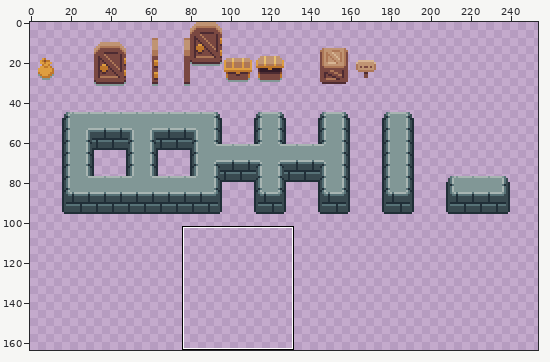
Edited in one commit: sprite sheet (static/images/world/objects.png). The picture above shows the old version from afar; the outline marks the close-up.
Close-up. Before:
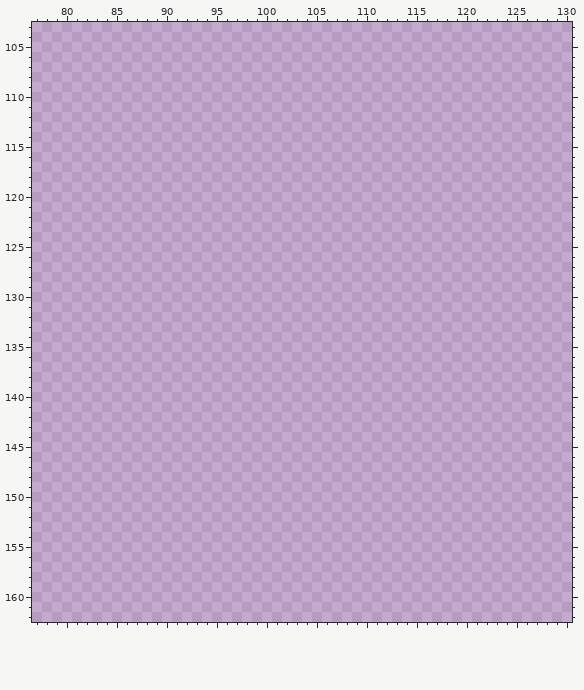
The file is 256x256 pixels. Shown: x 77..130, y 103..162. The wide view leaves out empty margins. The commit also changed other parts of the picture, which this record leaves out.
After:
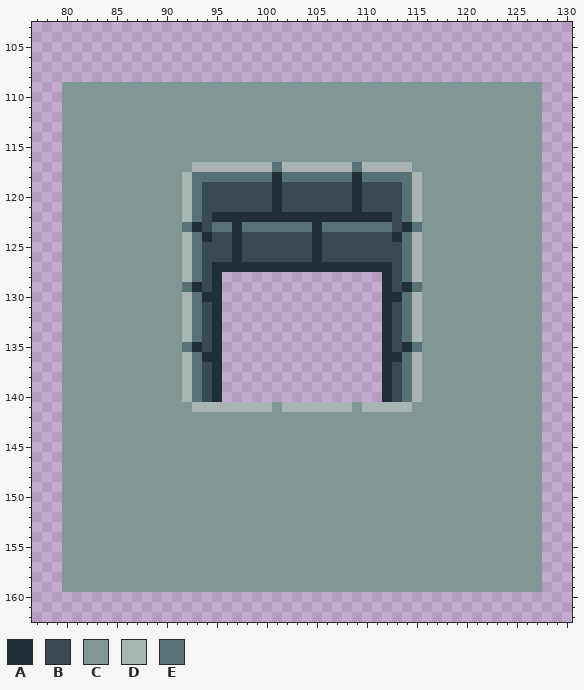
Palette (. is transparent): A #202e37  B #394a50  C #819796  D #a8b5b2  E #577277
From old to new:
@@ x 77..130 @@
 108 ......................................................
-109 ......................................................
-110 ......................................................
-111 ......................................................
-112 ......................................................
-113 ......................................................
-114 ......................................................
-115 ......................................................
-116 ......................................................
-117 ......................................................
-118 ......................................................
-119 ......................................................
-120 ......................................................
-121 ......................................................
-122 ......................................................
-123 ......................................................
-124 ......................................................
-125 ......................................................
-126 ......................................................
-127 ......................................................
-128 ......................................................
-129 ......................................................
-130 ......................................................
-131 ......................................................
-132 ......................................................
-133 ......................................................
-134 ......................................................
-135 ......................................................
-136 ......................................................
-137 ......................................................
-138 ......................................................
-139 ......................................................
-140 ......................................................
-141 ......................................................
-142 ......................................................
-143 ......................................................
-144 ......................................................
-145 ......................................................
-146 ......................................................
-147 ......................................................
-148 ......................................................
-149 ......................................................
-150 ......................................................
-151 ......................................................
-152 ......................................................
-153 ......................................................
-154 ......................................................
-155 ......................................................
-156 ......................................................
-157 ......................................................
-158 ......................................................
-159 ......................................................
+109 ...CCCCCCCCCCCCCCCCCCCCCCCCCCCCCCCCCCCCCCCCCCCCCCCC...
+110 ...CCCCCCCCCCCCCCCCCCCCCCCCCCCCCCCCCCCCCCCCCCCCCCCC...
+111 ...CCCCCCCCCCCCCCCCCCCCCCCCCCCCCCCCCCCCCCCCCCCCCCCC...
+112 ...CCCCCCCCCCCCCCCCCCCCCCCCCCCCCCCCCCCCCCCCCCCCCCCC...
+113 ...CCCCCCCCCCCCCCCCCCCCCCCCCCCCCCCCCCCCCCCCCCCCCCCC...
+114 ...CCCCCCCCCCCCCCCCCCCCCCCCCCCCCCCCCCCCCCCCCCCCCCCC...
+115 ...CCCCCCCCCCCCCCCCCCCCCCCCCCCCCCCCCCCCCCCCCCCCCCCC...
+116 ...CCCCCCCCCCCCCCCCCCCCCCCCCCCCCCCCCCCCCCCCCCCCCCCC...
+117 ...CCCCCCCCCCCCCDDDDDDDDEDDDDDDDEDDDDDCCCCCCCCCCCCC...
+118 ...CCCCCCCCCCCCDEEEEEEEEAEEEEEEEAEEEEEDCCCCCCCCCCCC...
+119 ...CCCCCCCCCCCCDEBBBBBBBABBBBBBBABBBBEDCCCCCCCCCCCC...
+120 ...CCCCCCCCCCCCDEBBBBBBBABBBBBBBABBBBEDCCCCCCCCCCCC...
+121 ...CCCCCCCCCCCCDEBBBBBBBABBBBBBBABBBBEDCCCCCCCCCCCC...
+122 ...CCCCCCCCCCCCDEBAAAAAAAAAAAAAAAAAABEDCCCCCCCCCCCC...
+123 ...CCCCCCCCCCCCEABEEAEEEEEEEAEEEEEEEBAECCCCCCCCCCCC...
+124 ...CCCCCCCCCCCCDEABBABBBBBBBABBBBBBBAEDCCCCCCCCCCCC...
+125 ...CCCCCCCCCCCCDEBBBABBBBBBBABBBBBBBBEDCCCCCCCCCCCC...
+126 ...CCCCCCCCCCCCDEBBBABBBBBBBABBBBBBBBEDCCCCCCCCCCCC...
+127 ...CCCCCCCCCCCCDEBAAAAAAAAAAAAAAAAAABEDCCCCCCCCCCCC...
+128 ...CCCCCCCCCCCCDEBA................ABEDCCCCCCCCCCCC...
+129 ...CCCCCCCCCCCCEABA................ABAECCCCCCCCCCCC...
+130 ...CCCCCCCCCCCCDEAA................AAEDCCCCCCCCCCCC...
+131 ...CCCCCCCCCCCCDEBA................ABEDCCCCCCCCCCCC...
+132 ...CCCCCCCCCCCCDEBA................ABEDCCCCCCCCCCCC...
+133 ...CCCCCCCCCCCCDEBA................ABEDCCCCCCCCCCCC...
+134 ...CCCCCCCCCCCCDEBA................ABEDCCCCCCCCCCCC...
+135 ...CCCCCCCCCCCCEABA................ABAECCCCCCCCCCCC...
+136 ...CCCCCCCCCCCCDEAA................AAEDCCCCCCCCCCCC...
+137 ...CCCCCCCCCCCCDEBA................ABEDCCCCCCCCCCCC...
+138 ...CCCCCCCCCCCCDEBA................ABEDCCCCCCCCCCCC...
+139 ...CCCCCCCCCCCCDEBA................ABEDCCCCCCCCCCCC...
+140 ...CCCCCCCCCCCCDEBA................ABEDCCCCCCCCCCCC...
+141 ...CCCCCCCCCCCCCDDDDDDDDCDDDDDDDCDDDDDCCCCCCCCCCCCC...
+142 ...CCCCCCCCCCCCCCCCCCCCCCCCCCCCCCCCCCCCCCCCCCCCCCCC...
+143 ...CCCCCCCCCCCCCCCCCCCCCCCCCCCCCCCCCCCCCCCCCCCCCCCC...
+144 ...CCCCCCCCCCCCCCCCCCCCCCCCCCCCCCCCCCCCCCCCCCCCCCCC...
+145 ...CCCCCCCCCCCCCCCCCCCCCCCCCCCCCCCCCCCCCCCCCCCCCCCC...
+146 ...CCCCCCCCCCCCCCCCCCCCCCCCCCCCCCCCCCCCCCCCCCCCCCCC...
+147 ...CCCCCCCCCCCCCCCCCCCCCCCCCCCCCCCCCCCCCCCCCCCCCCCC...
+148 ...CCCCCCCCCCCCCCCCCCCCCCCCCCCCCCCCCCCCCCCCCCCCCCCC...
+149 ...CCCCCCCCCCCCCCCCCCCCCCCCCCCCCCCCCCCCCCCCCCCCCCCC...
+150 ...CCCCCCCCCCCCCCCCCCCCCCCCCCCCCCCCCCCCCCCCCCCCCCCC...
+151 ...CCCCCCCCCCCCCCCCCCCCCCCCCCCCCCCCCCCCCCCCCCCCCCCC...
+152 ...CCCCCCCCCCCCCCCCCCCCCCCCCCCCCCCCCCCCCCCCCCCCCCCC...
+153 ...CCCCCCCCCCCCCCCCCCCCCCCCCCCCCCCCCCCCCCCCCCCCCCCC...
+154 ...CCCCCCCCCCCCCCCCCCCCCCCCCCCCCCCCCCCCCCCCCCCCCCCC...
+155 ...CCCCCCCCCCCCCCCCCCCCCCCCCCCCCCCCCCCCCCCCCCCCCCCC...
+156 ...CCCCCCCCCCCCCCCCCCCCCCCCCCCCCCCCCCCCCCCCCCCCCCCC...
+157 ...CCCCCCCCCCCCCCCCCCCCCCCCCCCCCCCCCCCCCCCCCCCCCCCC...
+158 ...CCCCCCCCCCCCCCCCCCCCCCCCCCCCCCCCCCCCCCCCCCCCCCCC...
+159 ...CCCCCCCCCCCCCCCCCCCCCCCCCCCCCCCCCCCCCCCCCCCCCCCC...
 160 ......................................................
